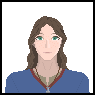
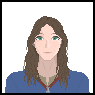
Two versions of the same layered image (w=95, h=95). Layer-by-layer changes:
painted on "Pasted Layer" over (x1=56, y1=53, x2=60, y2=73)
painted on "Background" over (x1=23, y1=24, x2=70, y2=90)
